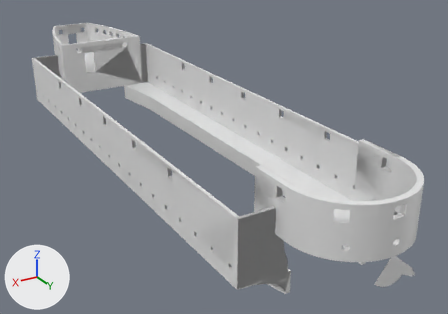
A saved change to the FBX model AssetSources/export/galleass_faction_paint.fbx.
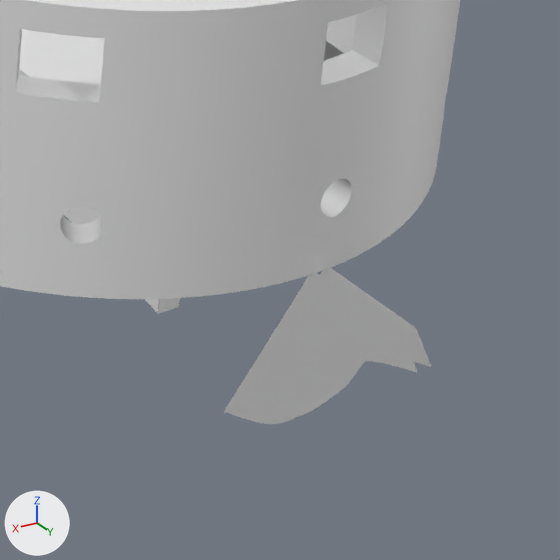
The first picture shows the older version from a camera (50 mm lens) standing at (20.98, 43.86, 20.42) and looking at (-2.76, 4.3, 0.64). The close-ups show the older and then the newer version on the part from 74% to 98% of the width and 65% to 100% of the height of that picture. Only the edits that show in the close-ups are written down. Every picture has the same lights, and +X, +Y and +Z are marked at lower left. Objects named as collision shapes, trigger or cutter boxes, shadow casters or lower levels of detail are left out.

Names of what the first close-up shows: 'galleass_faction_paint', 'galleass_faction_paint_lod1'.
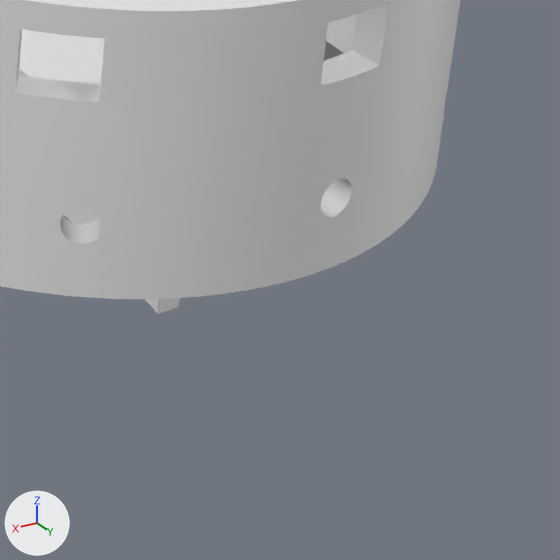
The change, as a diff of the scene's bpy script:
```diff
--- a/AssetSources/export/galleass_faction_paint.fbx.py
+++ b/AssetSources/export/galleass_faction_paint.fbx.py
@@ me_galleass_faction_paint_lod1 @@
 # used by ob_galleass_faction_paint_lod1; location = (0.0, 0.0, 0.0)
-me_galleass_faction_paint_lod1.from_pydata(...)  # 2689 vertices, 1610 faces; spans x -6.2..6.2, y -24.0..26.8, z -0.5..6.8
+me_galleass_faction_paint_lod1.from_pydata(...)  # 2655 vertices, 1608 faces; spans x -6.2..6.2, y -24.0..25.5, z -0.5..6.8
+# me_galleass_faction_paint_lod1 part 3: the loose piece of 17 vertices spanning x 0.1, y 24.4..26.8, z 1.4..3.6 is deleted
+# me_galleass_faction_paint_lod1 part 4: the loose piece of 17 vertices spanning x -0.1, y 24.4..26.8, z 1.4..3.6 is deleted
 me_galleass_faction_paint_lod1.materials.append(mat_galleass_faction)
@@ me_galleass_faction_paint @@
 # used by ob_galleass_faction_paint; location = (0.0, 0.0, 0.0)
-me_galleass_faction_paint.from_pydata(...)  # 6469 vertices, 5710 faces; spans x -6.2..6.2, y -24.0..26.8, z -0.5..6.8
+me_galleass_faction_paint.from_pydata(...)  # 6325 vertices, 5708 faces; spans x -6.2..6.2, y -24.0..25.5, z -0.5..6.8
+# me_galleass_faction_paint part 1: the loose piece of 72 vertices spanning x 0.1, y 24.4..26.8, z 1.4..3.6 is deleted
+# me_galleass_faction_paint part 2: the loose piece of 72 vertices spanning x -0.1, y 24.4..26.8, z 1.4..3.6 is deleted
 me_galleass_faction_paint.materials.append(mat_galleass_faction)
```

Pixel boxes (x1, y1, x2, y2) of what changed, in the close-ups (560 x 560 px):
'galleass_faction_paint_lod1', reshaped
    before: (0, 0, 460, 424)
    after: (0, 0, 460, 314)
'galleass_faction_paint', reshaped
    before: (15, 0, 445, 424)
    after: (15, 0, 445, 313)
part 1 of me_galleass_faction_paint, deleted
    before: (224, 273, 418, 424)
part 2 of me_galleass_faction_paint, deleted
    before: (298, 268, 432, 417)
part 3 of me_galleass_faction_paint_lod1, deleted
    before: (226, 273, 416, 424)
part 4 of me_galleass_faction_paint_lod1, deleted
    before: (300, 268, 431, 416)
